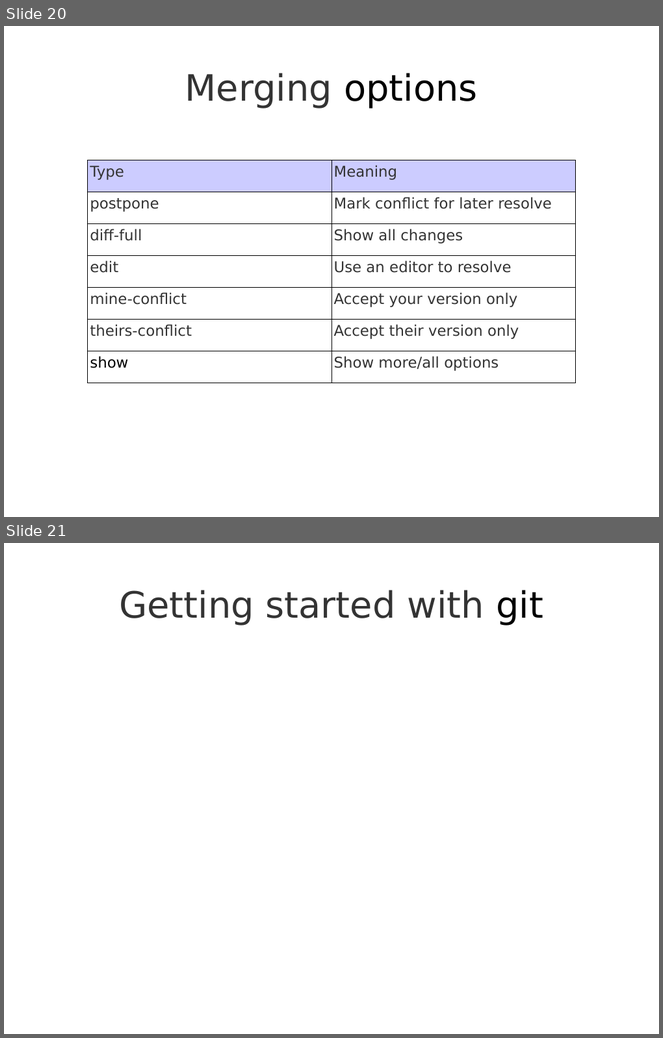
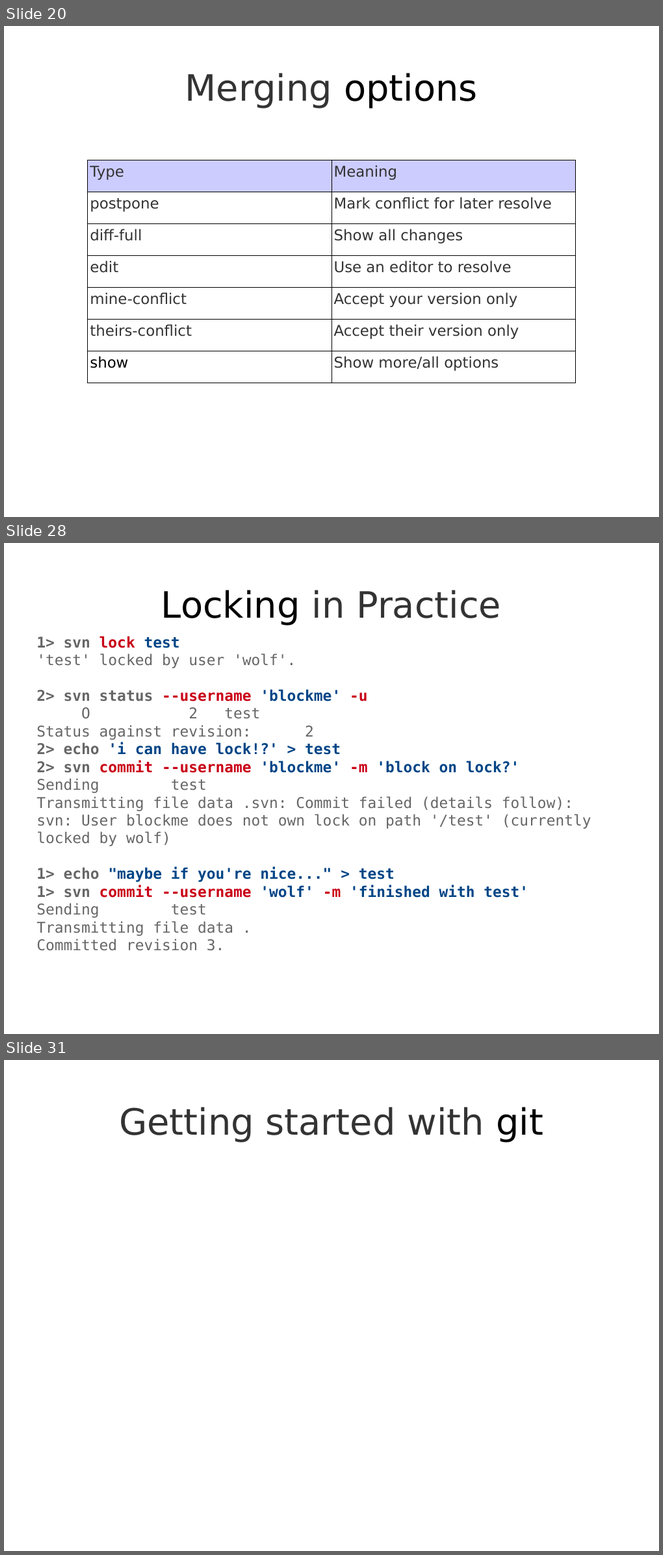
Before and after one commit to theonewolf/15-441-Recitation-Sessions, a slide deck: recitation2/src/recitation2.odp. Shown one above the other, each under a label of ours: slides 20 and 21 before the commit, slides 20, 28 and 31 after it; the slides between them are not shown. The pictures are 663x1038 and 663x1555 pixels, drawn with LibreOffice and Linux fonts; fonts in the diff are those of the drawing. Boxes give left, top, right and bottom in pixels: in the first picture for what was removed or moved away, otherwise in the second. Text is boxed around its words. In the diff, an @@ line names an element or a change of style, - is before the commit and + after.

```diff
--- a/recitation2/src/recitation2.odp
+++ b/recitation2/src/recitation2.odp
@@ slide 28 added at box(4, 543, 659, 1034), background #FFFFFF @@
@@ title added at box(161, 590, 501, 626), 44 pt, text #333333 @@
+Locking in Practice
@@ subtitle added at box(36, 636, 592, 951), 18 pt, text #666666 @@
+1> svn lock test
+'test' locked by user 'wolf'.
+2> svn status --username 'blockme' -u
+O 2 test
+Status against revision: 2
+2> echo 'i can have lock!?' > test
+2> svn commit --username 'blockme' -m 'block on lock?'
+Sending test
+Transmitting file data .svn: Commit failed (details follow):
+svn: User blockme does not own lock on path '/test' (currently locked by wolf)
+1> echo "maybe if you're nice..." > test
+1> svn commit --username 'wolf' -m 'finished with test'
+Sending test
+Transmitting file data .
+Committed revision 3.
@@ what was slide 21 is now slide 31 @@
```
Also in this commit, not shown: 1 slide changed, 10 other slides added, 1 slide removed.
